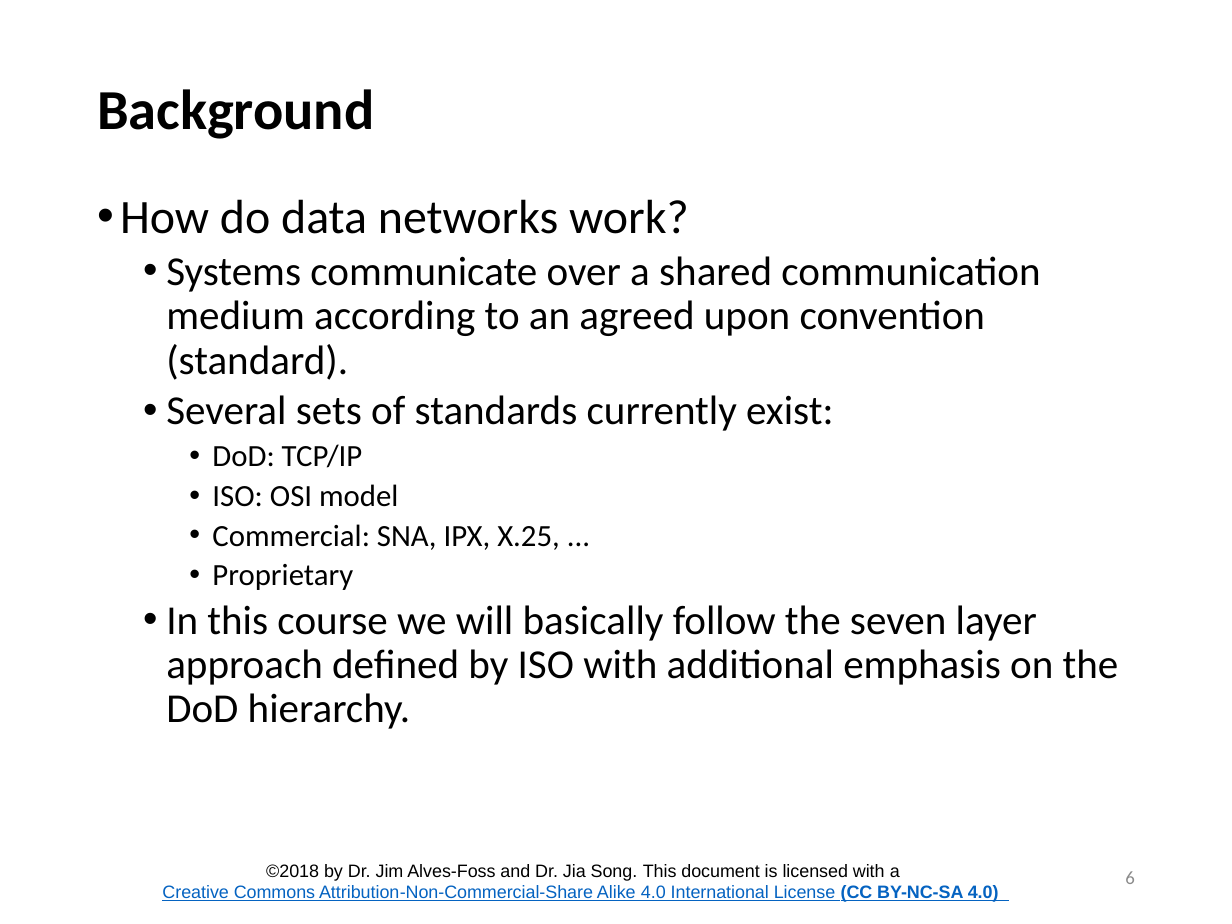
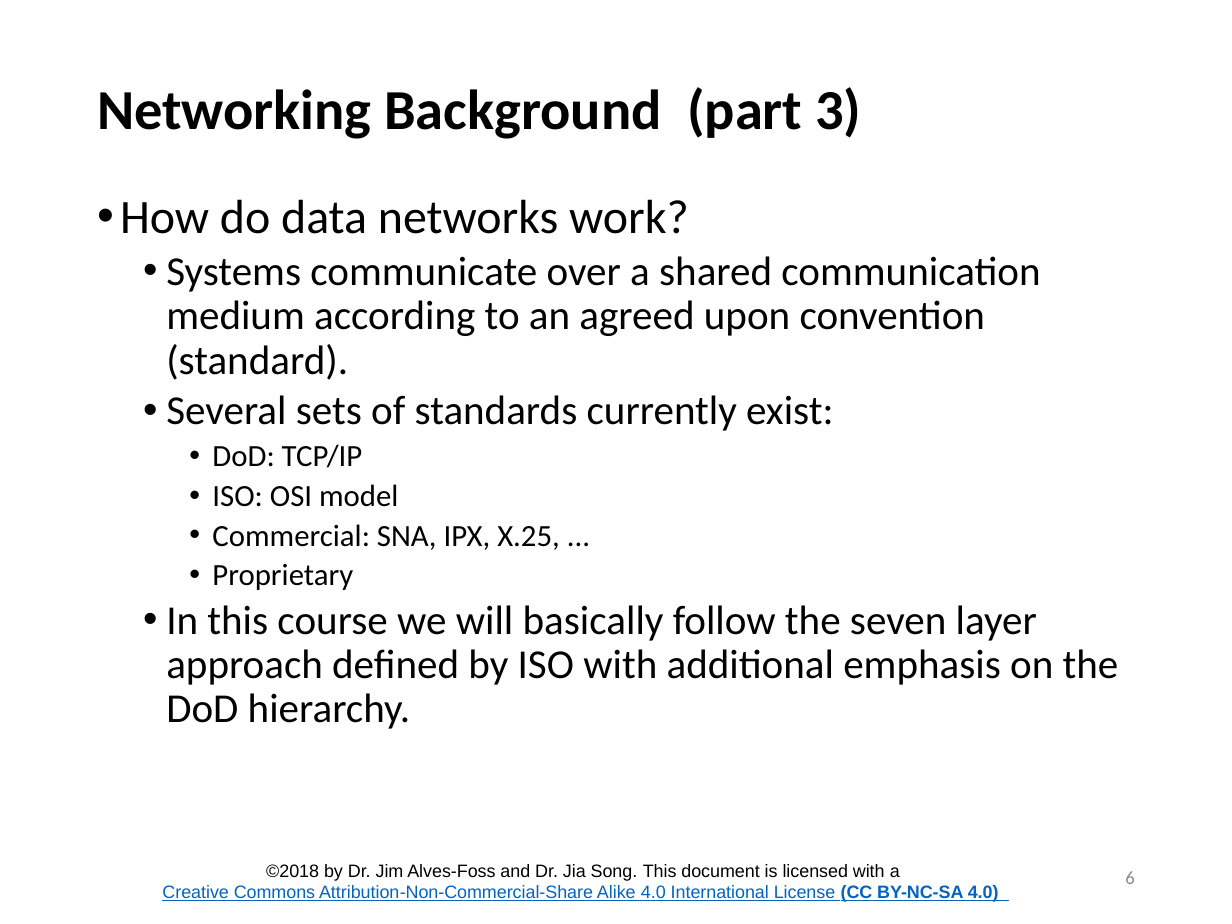
Before and after one commit to CenterForSecureAndDependableSystems/Teaching-Materials, a slide deck: slide 6 of Network-Security/Module_1 Internetworking/Lesson_1_Networking_Overview.pptx. Drawn at 1232x924 pixels with LibreOffice and Linux fonts; fonts in the diff are those of the drawing; background and template pictures are left out. Boxes give left, top, right and bottom in pixels: in the first picture for what was removed or moved away, otherwise in the second. Text is boxed around its words. In the diff, an @@ line names an element or a change of style, - is before the commit and + after.

```diff
--- a/Network-Security/Module_1 Internetworking/Lesson_1_Networking_Overview.pptx
+++ b/Network-Security/Module_1 Internetworking/Lesson_1_Networking_Overview.pptx
@@ title at (x1=97, y1=87, x2=861, y2=139): text changed @@
-Background
+Networking Background (part 3)
```
Also in this commit, not shown: 11 other slides changed, 2 slides added, 1 slide removed, 55 other files.
